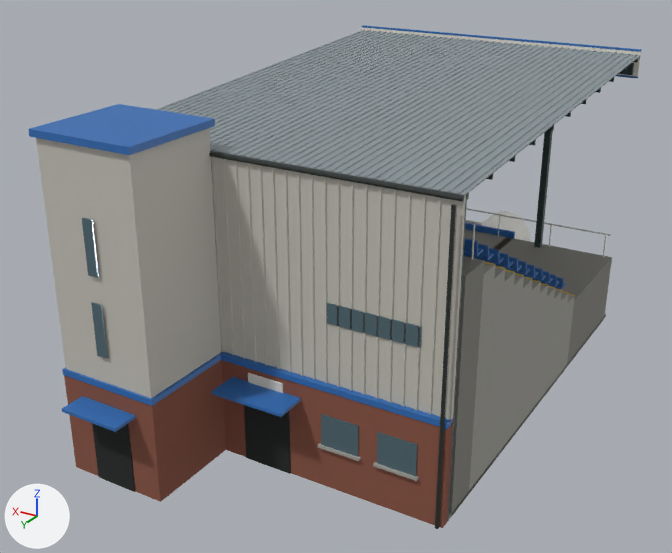
Renders of the glTF model assets/models/main_stand_15_tunnel.glb from each side of a commit.
Before and after are seen from a 50 mm lens placed at (-13.9, 34.5, 16.3), pointed at (1.3, 9.2, 3.7). The lights are fixed; the arrows at lower left show +X, +Y and +Z. The older version comes first. Where no turn or scale is listed for an object, it has been applied to the vertices. Vertices at exactly the same position are counted once.

Names of what the first picture shows: 'Main_Club_Primary_Seats', 'Main_Club_Primary_Trim', 'Main_Club_Secondary_Fascia', 'Main_Concrete', 'Main_Concrete_Dark', 'Main_Corrugated_Sheet', 'Main_Gutter', 'Main_Rear_Brick', 'Main_Rear_Cladding', 'Main_Shadow_Gap', 'Main_Steel_Frame', 'Main_Window_Glass' and 4 more.
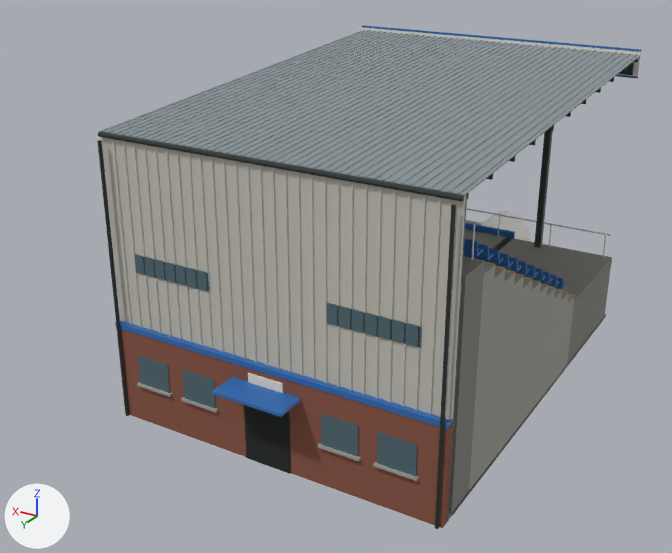
Boxes [x1, y1, x2, y2] around the edits, measured in the pictures (672 x 553 px; the box of a moved part takes in the faces that stretch with it):
'Main_Rear_Cladding', reshaped (15% narrower): before [36, 128, 466, 423]; after [101, 137, 466, 423]
'Main_Rear_Brick', reshaped: before [64, 360, 453, 528]; after [116, 328, 453, 528]
'Main_Club_Primary_Trim', reshaped (14% narrower): before [28, 25, 642, 432]; after [115, 25, 642, 429]
'Main_Window_Glass', reshaped: before [82, 218, 422, 476]; after [135, 254, 422, 476]
'Main_Shadow_Gap', reshaped: before [92, 405, 291, 492]; after [244, 405, 291, 474]
part 1 of me_podiumband_1, deleted: before [62, 352, 224, 406]
part 2 of me_podiumband_1, deleted (blue): before [28, 104, 215, 155]
part 3 of me_podiumband_1, deleted (blue): before [62, 396, 136, 432]
part 4 of me_rearbrick, deleted (brown): before [64, 360, 226, 502]
part 5 of me_rearclad, deleted: before [36, 128, 221, 398]
part 6 of me_tunnelinside, deleted (black): before [92, 423, 135, 492]
part 7 of me_podiumwindow_10, added (cyan): after [138, 355, 170, 393]
part 8 of me_podiumwindow_10, added (cyan): after [135, 254, 210, 292]
part 9 of me_podiumwindow_10, deleted (cyan): before [82, 218, 99, 278]
part 10 of me_podiumwindow_10, moved or reshaped: before [91, 302, 108, 359]; after [182, 369, 216, 408]

Patch to the scene script:
```diff
--- a/assets/models/main_stand_15_tunnel.glb.py
+++ b/assets/models/main_stand_15_tunnel.glb.py
@@ me_podiumband_1 @@
 # used by ob_main_club_primary_trim; location = (-3.72, -0.02, 2.45)
-me_podiumband_1.from_pydata(...)  # 128 vertices, 192 faces; spans x -2.0..9.5, y -3.9..19.1, z -1.7..8.1
+me_podiumband_1.from_pydata(...)  # 104 vertices, 156 faces; spans x -2.0..9.5, y -3.9..16.3, z -1.7..8.1
+# me_podiumband_1 part 1: the loose piece of 8 vertices spanning x 5.3..8.6, y 15.1..18.4, z 0.7..0.9 is deleted
+# me_podiumband_1 part 2: the loose piece of 8 vertices spanning x 5.3..8.7, y 15.1..18.4, z 7.7..7.9 is deleted
+# me_podiumband_1 part 3: the loose piece of 8 vertices spanning x 6.0..8.0, y 18.3..19.1, z 0.1..0.2 is deleted
 me_podiumband_1.materials.append(mat_club_primary_trim)
@@ me_rearbrick @@
 # used by ob_main_rear_brick; location = (0.0, 15.12, 1.6)
-me_rearbrick.from_pydata(...)  # 16 vertices, 24 faces; spans x -5.75..5.75, y -0.15..3.2, z -1.6..1.6
+me_rearbrick.from_pydata(...)  # 8 vertices, 12 faces; spans x -5.75..5.75, y -0.15..0.15, z -1.6..1.6
+# me_rearbrick part 4: the loose piece of 8 vertices spanning x 1.6..4.9, y 0.0..3.2, z -1.6..1.6 is deleted
 me_rearbrick.materials.append(mat_rear_brick)
@@ me_rearclad @@
 # used by ob_main_rear_cladding; location = (0.0, 15.04, 6.32)
-me_rearclad.from_pydata(...)  # 240 vertices, 360 faces; spans x -5.75..5.75, y -0.06..3.23, z -3.12..3.83
+me_rearclad.from_pydata(...)  # 232 vertices, 348 faces; spans x -5.75..5.75, y -0.06..0.1, z -3.12..3.12
+# me_rearclad part 5: the loose piece of 8 vertices spanning x 1.65..4.85, y 0.13..3.23, z -3.12..3.83 is deleted
 me_rearclad.materials.append(mat_rear_cladding)
@@ me_tunnelinside @@
 # used by ob_main_shadow_gap; location = (0.0, 4.65, 1.25)
-me_tunnelinside.from_pydata(...)  # 32 vertices, 48 faces; spans x -1.4..4.0, y -4.7..13.7, z -1.2..1.2
+me_tunnelinside.from_pydata(...)  # 24 vertices, 36 faces; spans x -1.4..1.4, y -4.7..10.7, z -1.2..1.2
+# me_tunnelinside part 6: the loose piece of 8 vertices spanning x 2.5..4.0, y 13.7, z -1.2..1.0 is deleted
 me_tunnelinside.materials.append(mat_shadow_gap)
@@ me_podiumwindow_10 @@
 # used by ob_main_window_glass; location = (-2.6, -0.02, 1.75)
-me_podiumwindow_10.from_pydata(...)  # 72 vertices, 108 faces; spans x -2.3..7.3, y 0.0..18.4, z -0.4..6.5
+me_podiumwindow_10.from_pydata(...)  # 80 vertices, 120 faces; spans x -2.3..7.5, y 0.0..15.3, z -0.4..4.1
+# me_podiumwindow_10 part 7: a new loose piece, a box spanning x 6.3..7.5, y 15.275..15.325, z -0.35..0.65, in mat_window_glass (cyan #5d7680)
+# me_podiumwindow_10 part 8: a new loose piece, a box spanning x 4.6..7.4, y 15.12..15.16, z 3.45..4.05, in mat_window_glass (cyan #5d7680)
+# me_podiumwindow_10 part 9: the loose piece of 8 vertices spanning x 5.7..6.0, y 18.3..18.4, z 4.8..6.5 is deleted
+# me_podiumwindow_10 part 10: 8 vertices moved from x 5.7..6.0, y 18.3..18.4, z 2.5..4.1 to x 4.5..5.7, y 15.3, z -0.4..0.6
 me_podiumwindow_10.materials.append(mat_window_glass)
```
